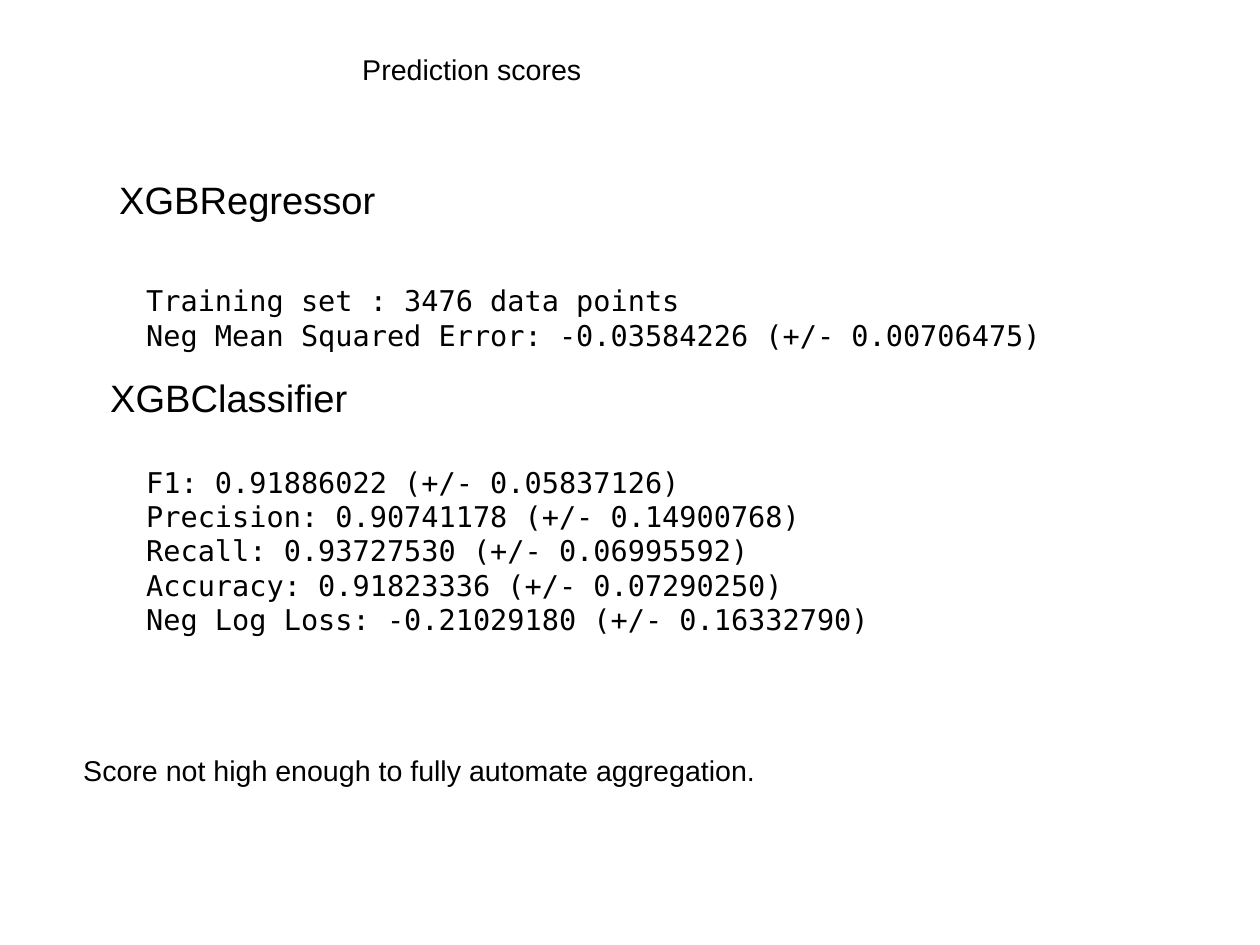
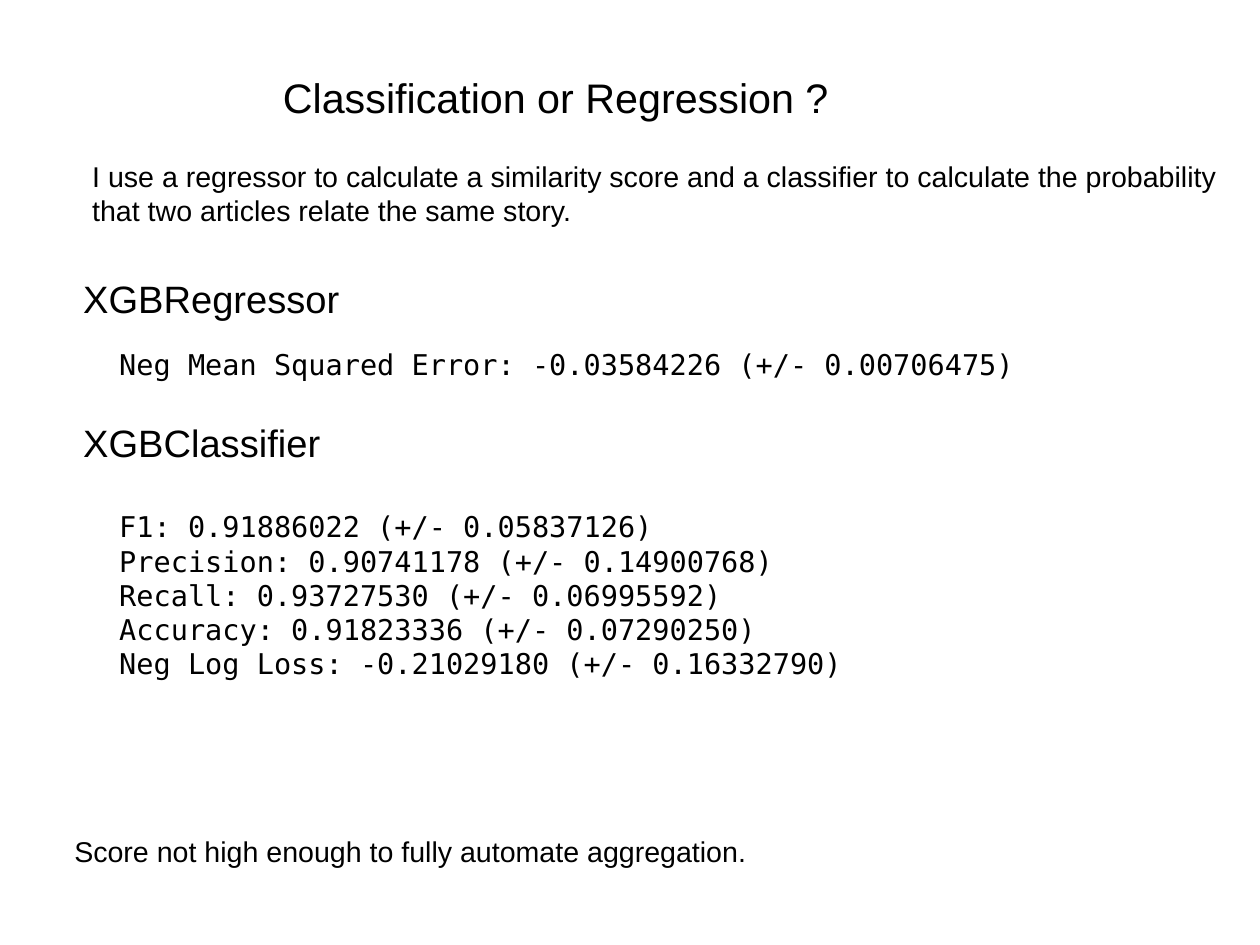
Before and after one commit to diegoami/newscollection, a slide deck: slide 14 of docs/Technical_NLP_6.odp. Drawn at 1260x945 pixels with LibreOffice and Linux fonts; fonts in the diff are those of the drawing. Boxes give left, top, right and bottom in pixels: in the first picture for what was removed or moved away, otherwise in the second. Text is boxed around its words. In the diff, an @@ line names an element or a change of style, - is before the commit and + after.

```diff
--- a/docs/Technical_NLP_6.odp
+++ b/docs/Technical_NLP_6.odp
@@ text removed at [362,59,581,81] @@
-Prediction scores
@@ text added at [283,83,794,121], 26 pt, text #000000 @@
+Classification or Regression ?
@@ text added at [92,166,1216,227], 18 pt, text #000000 @@
+I use a regressor to calculate a similarity score and a classifier to calculate the probability
+that two articles relate the same story.
@@ text "XGBRegressor": place and size @@
-text "XGBRegressor" at [119,187,375,222]
+text "XGBRegressor" at [83,286,339,321]
@@ text at [146,289,679,317]: paragraph removed @@
-Training set : 3476 data points
@@ text "Neg Mean Squared Error: -0.03584226 ...": place and size @@
-text "Neg Mean Squared Error: -0.03584226 ..." at [146,289,1040,352]
+text "Neg Mean Squared Error: -0.03584226 ..." at [119,353,1013,381]
@@ text "XGBClassifier": place and size @@
-text "XGBClassifier" at [110,384,347,413]
+text "XGBClassifier" at [83,429,320,458]
@@ text "F1: 0.91886022 (+/- 0.05837126)": place and size @@
-text "F1: 0.91886022 (+/- 0.05837126)" at [146,471,868,636]
+text "F1: 0.91886022 (+/- 0.05837126)" at [119,515,841,680]
@@ text "Score not high enough to ...": place and size @@
-text "Score not high enough to ..." at [83,760,755,786]
+text "Score not high enough to ..." at [74,841,746,867]
```
Also in this commit, not shown: 8 other slides changed, 15 other files.
